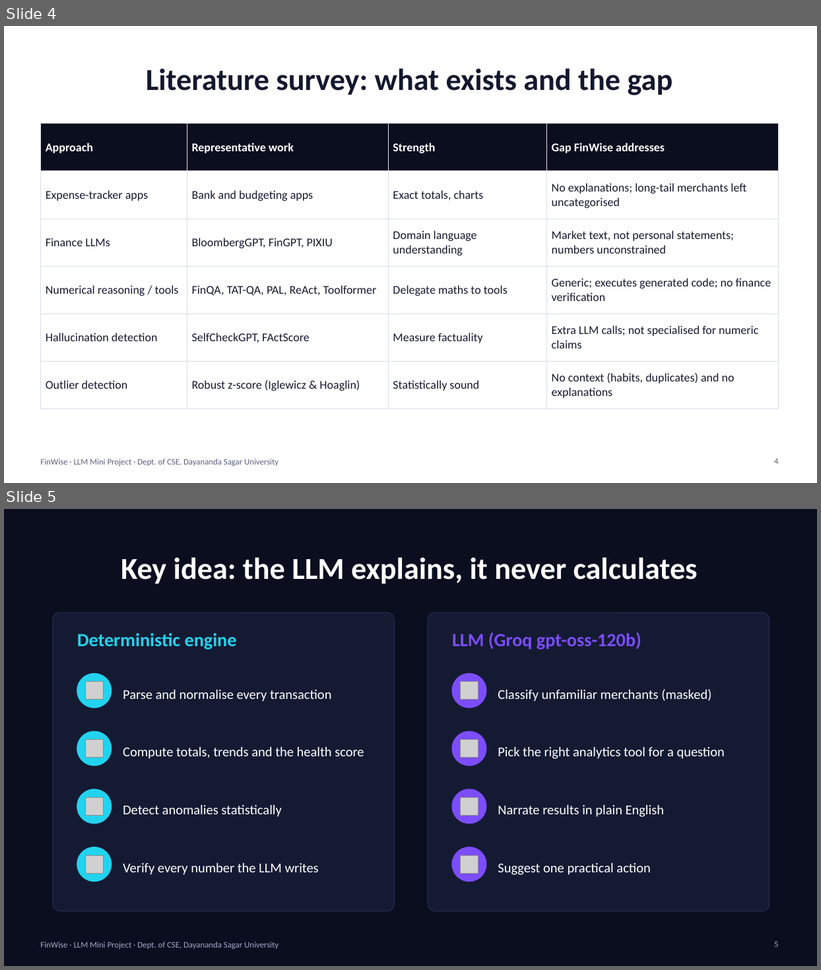
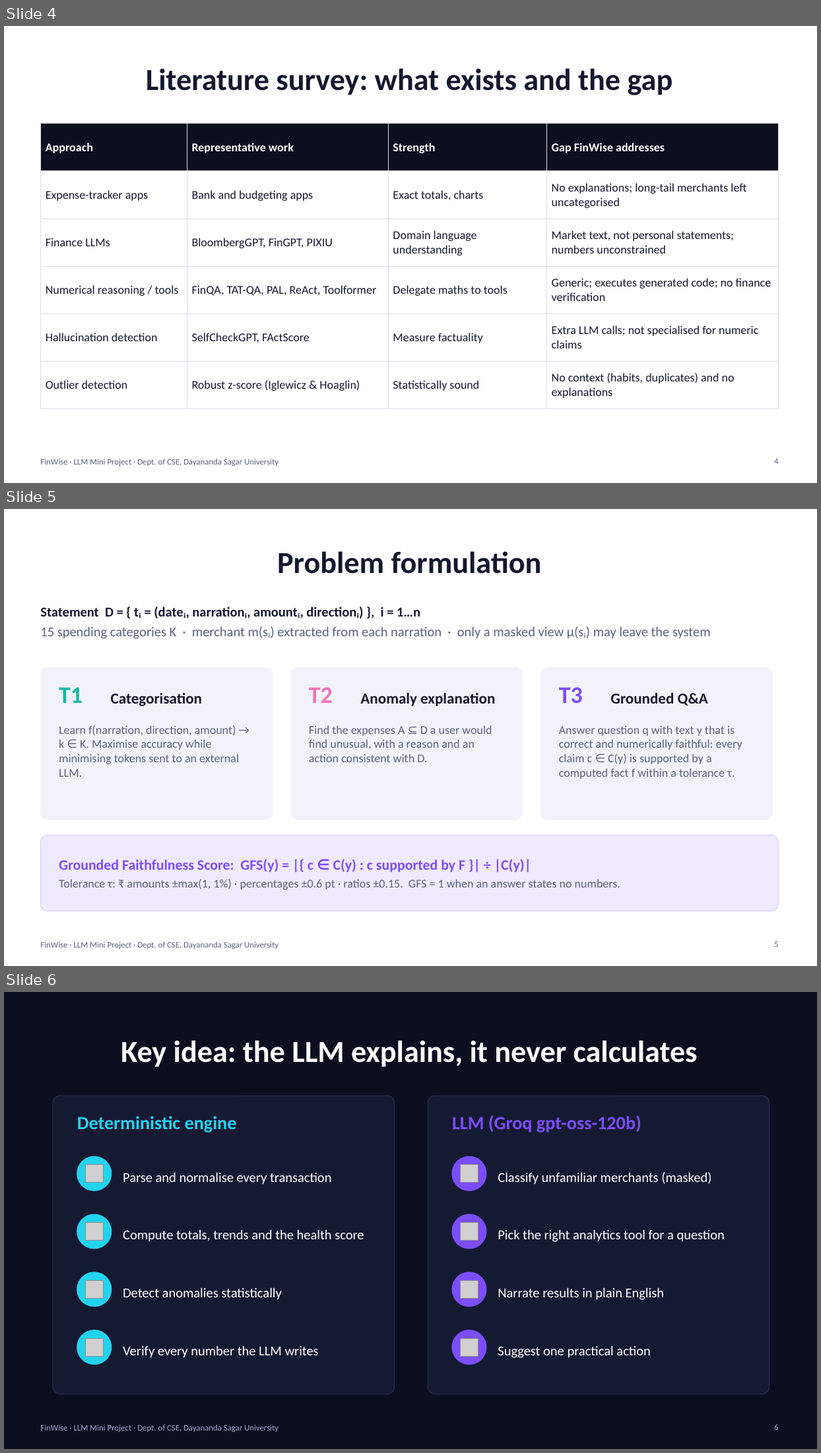
Before and after one commit to dkadchha2845/FinWise, a slide deck: finwise/ppt/FinWise_Presentation.pptx. Shown one above the other, each under a label of ours: slides 4 and 5 before the commit, slides 4, 5 and 6 after it. The pictures are 821x970 and 821x1453 pixels, drawn with LibreOffice and Linux fonts; fonts in the diff are those of the drawing; grey boxes stand for pictures. Boxes give left, top, right and bottom in pixels: in the first picture for what was removed or moved away, otherwise in the second. Text is boxed around its words. In the diff, an @@ line names an element or a change of style, - is before the commit and + after.

```diff
--- a/finwise/ppt/FinWise_Presentation.pptx
+++ b/finwise/ppt/FinWise_Presentation.pptx
@@ slide 5 added at [4,509,817,966], background #FFFFFF; not listed: 1 template element that a slide beside it also shows @@
@@ title added at [277,551,542,574], 36 pt, text #14182E, bold @@
+Problem formulation
@@ text added at [40,607,711,639], 16 pt, text #5B6180 @@
+Statement D = { tᵢ = (dateᵢ, narrationᵢ, amountᵢ, directionᵢ) }, i = 1…n
+15 spending categories K · merchant m(sᵢ) extracted from each narration · only a masked view μ(sᵢ) may leave the system
@@ rounded rectangle added at [40,667,273,820], fill #F2F3FA, outline #F2F3FA 0.75 pt @@
@@ rounded rectangle added at [290,667,523,820], fill #F2F3FA, outline #F2F3FA 0.75 pt @@
@@ rounded rectangle added at [541,667,773,820], fill #F2F3FA, outline #F2F3FA 0.75 pt @@
@@ text added at [59,687,83,703], 28 pt, text #14B8A6, bold @@
+T1
@@ text added at [111,692,202,706], 18 pt, text #14182E, bold @@
+Categorisation
@@ text added at [309,687,333,703], 28 pt, text #F472B6, bold @@
+T2
@@ text added at [360,692,495,706], 18 pt, text #14182E, bold @@
+Anomaly explanation
@@ text added at [559,687,583,703], 28 pt, text #7C4DFF, bold @@
+T3
@@ text added at [611,692,708,706], 18 pt, text #14182E, bold @@
+Grounded Q&A
@@ text added at [59,725,239,777], 14 pt, text #5B6180 @@
+Learn f(narration, direction, amount) → k ∈ K. Maximise accuracy while minimising tokens sent to an external LLM.
@@ text added at [309,725,492,762], 14 pt, text #5B6180 @@
+Find the expenses A ⊆ D a user would find unusual, with a reason and an action consistent with D.
@@ text added at [559,725,743,779], 14 pt, text #5B6180 @@
+Answer question q with text y that is correct and numerically faithful: every claim c ∈ C(y) is supported by a computed fact f within a tolerance τ.
@@ rounded rectangle added at [40,835,779,912], fill #EFEAFF, outline #D8CCFF 0.75 pt @@
@@ text added at [59,859,620,890], 14 pt, text #5B6180 @@
+Grounded Faithfulness Score: GFS(y) = |{ c ∈ C(y) : c supported by F }| ÷ |C(y)|
+Tolerance τ: ₹ amounts ±max(1, 1%) · percentages ±0.6 pt · ratios ±0.15. GFS = 1 when an answer states no numbers.
@@ page number added at [774,942,778,947], 10 pt, text #5B6180 @@
+5
@@ what was slide 5 is now slide 6 @@
@@ page number at [774,1424,778,1430]: text changed @@
-5
+6
```
Also in this commit, not shown: 6 slides changed, 5 other slides added, 2 other files.
